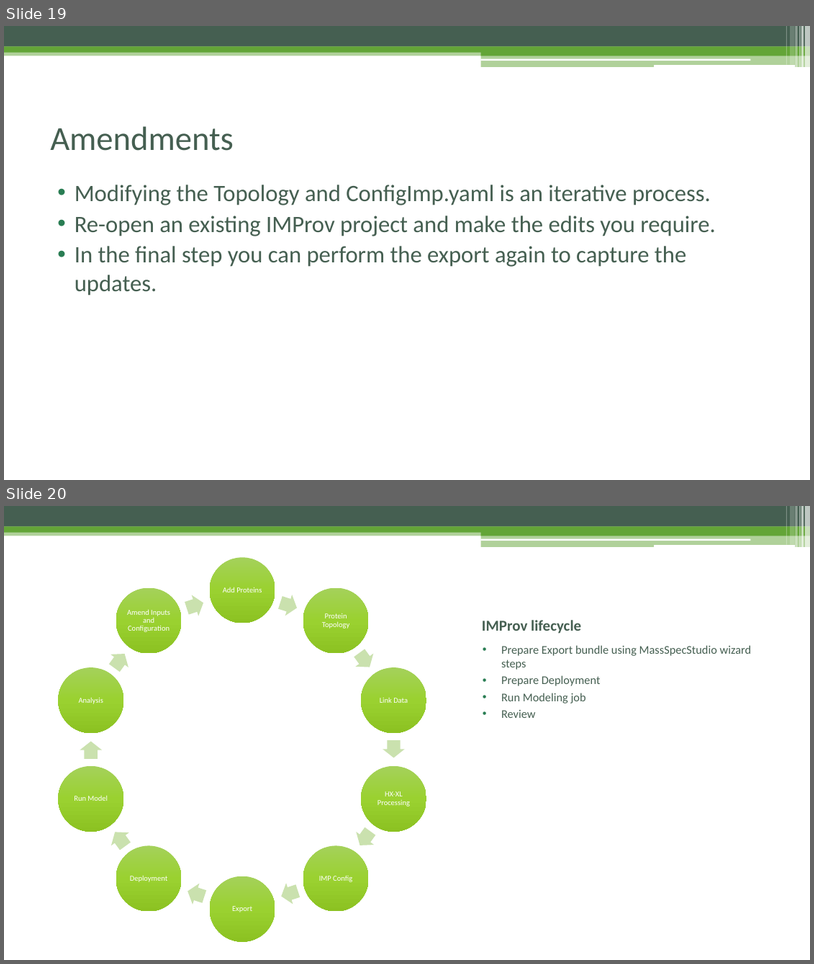
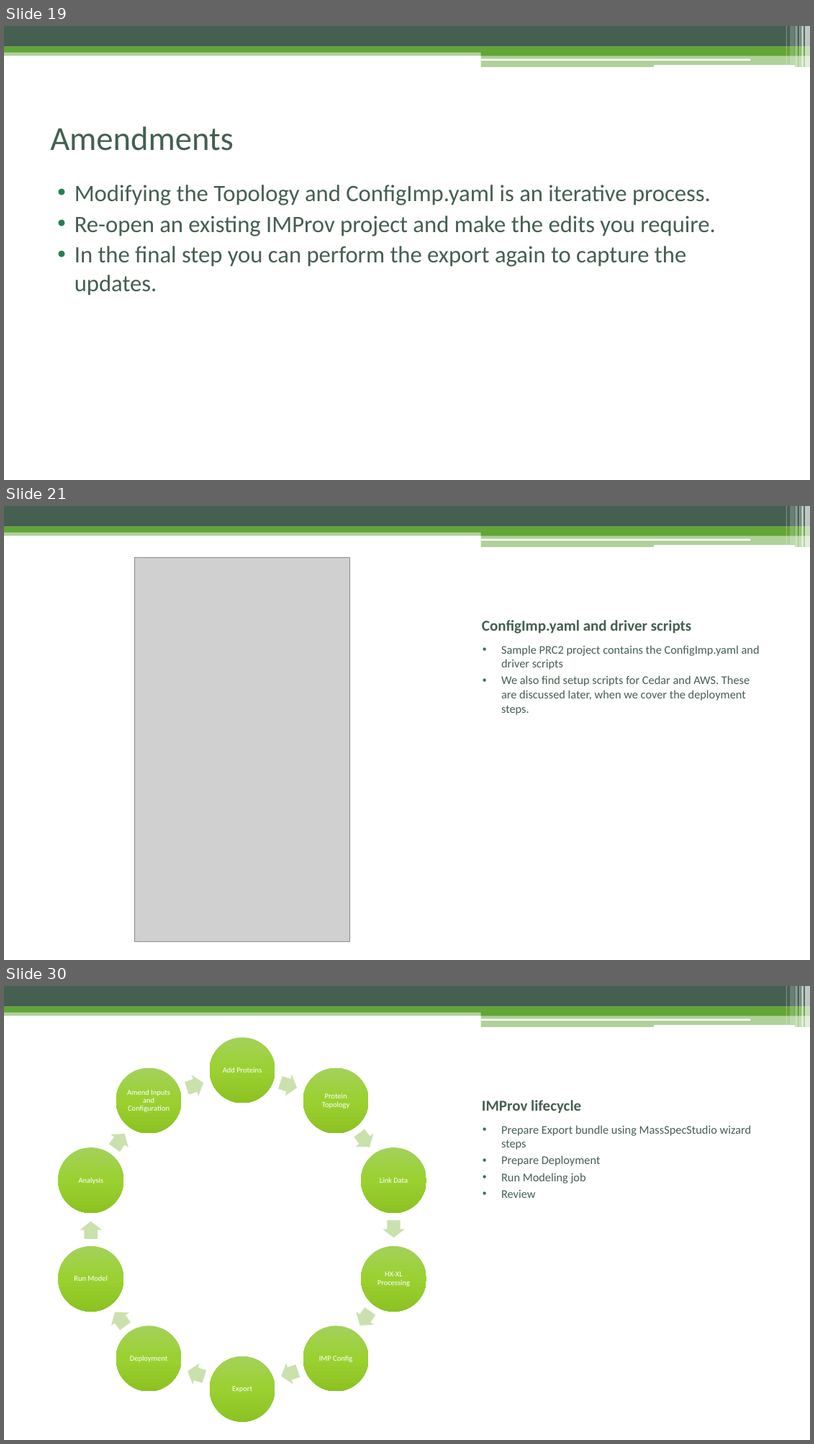
Before and after one commit to pellst/imp_msstudio_init, a slide deck: IMProv_project_prep.pptx. Shown one above the other, each under a label of ours: slides 19 and 20 before the commit, slides 19, 21 and 30 after it; the slides between them are not shown. The pictures are 814x964 and 814x1444 pixels, drawn with LibreOffice and Linux fonts; fonts in the diff are those of the drawing; grey boxes stand for pictures. Boxes give left, top, right and bottom in pixels: in the first picture for what was removed or moved away, otherwise in the second. Text is boxed around its words. In the diff, an @@ line names an element or a change of style, - is before the commit and + after.

```diff
--- a/IMProv_project_prep.pptx
+++ b/IMProv_project_prep.pptx
@@ slide 21 added at <box>4,506,810,960</box>, background #FFFFFF; not listed: 13 template elements that a slide beside it also shows @@
@@ picture added at <box>134,557,350,942</box> @@
@@ title added at <box>482,620,692,633</box>, 18 pt, text #455F51, bold @@
+ConfigImp.yaml and driver scripts
@@ text added at <box>502,645,760,715</box>, 14 pt, text #455F51 @@
+• Sample PRC2 project contains the ConfigImp.yaml and driver scripts
+• We also find setup scripts for Cedar and AWS. These are discussed later, when we cover the deployment steps.
@@ what was slide 20 is now slide 30 @@
```
Also in this commit, not shown: 6 slides changed, 14 other slides added, 2 slides removed, 1 other file.
